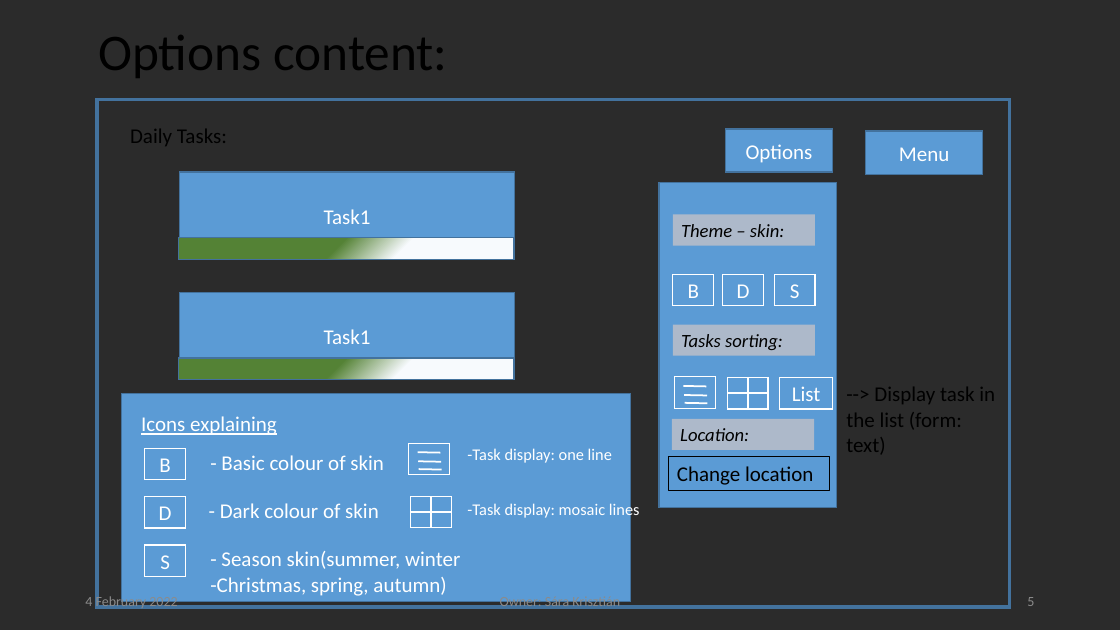
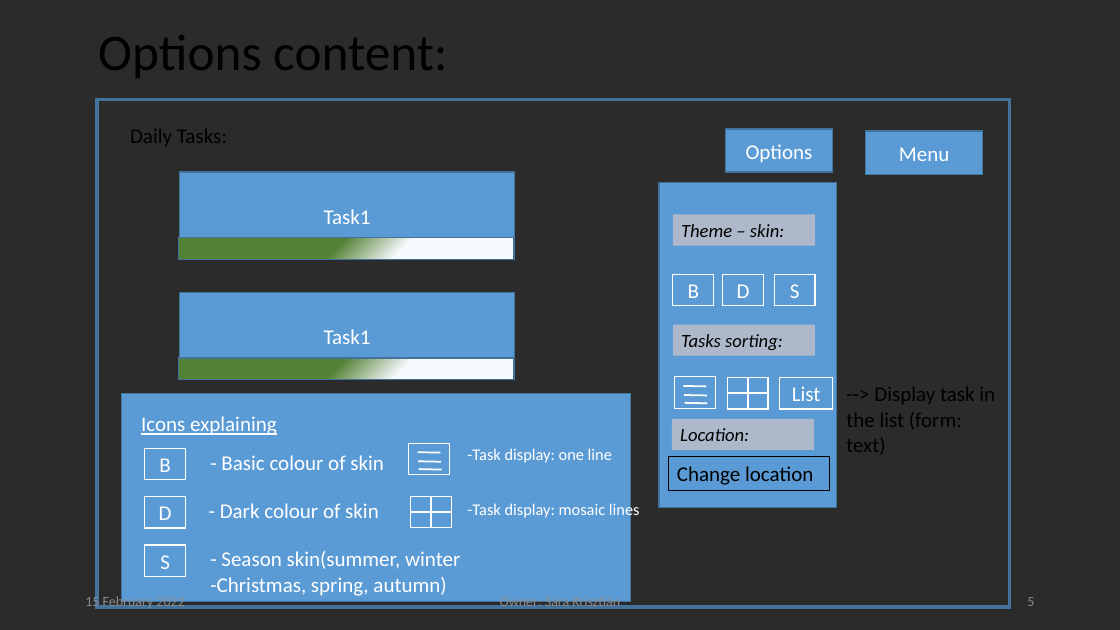
Before and after one commit to krisztian14testgit/ng-task-monitor, a slide deck: slide 5 of plan/TaskTracingApp.pptx. Drawn at 1120x630 pixels with LibreOffice and Linux fonts; fonts in the diff are those of the drawing; background and template pictures are left out; a plain dark background stands for a picture behind light text. Boxes give left, top, right and bottom in pixels: in the first picture for what was removed or moved away, otherwise in the second. Text is boxed around its words. In the diff, an @@ line names an element or a change of style, - is before the commit and + after.

Commit message:
ppt is changed

```diff
--- a/plan/TaskTracingApp.pptx
+++ b/plan/TaskTracingApp.pptx
@@ text at (85, 594, 184, 610): text changed @@
-4 February 2022
+15 February 2022
```
Also in this commit, not shown: 5 other slides changed.
